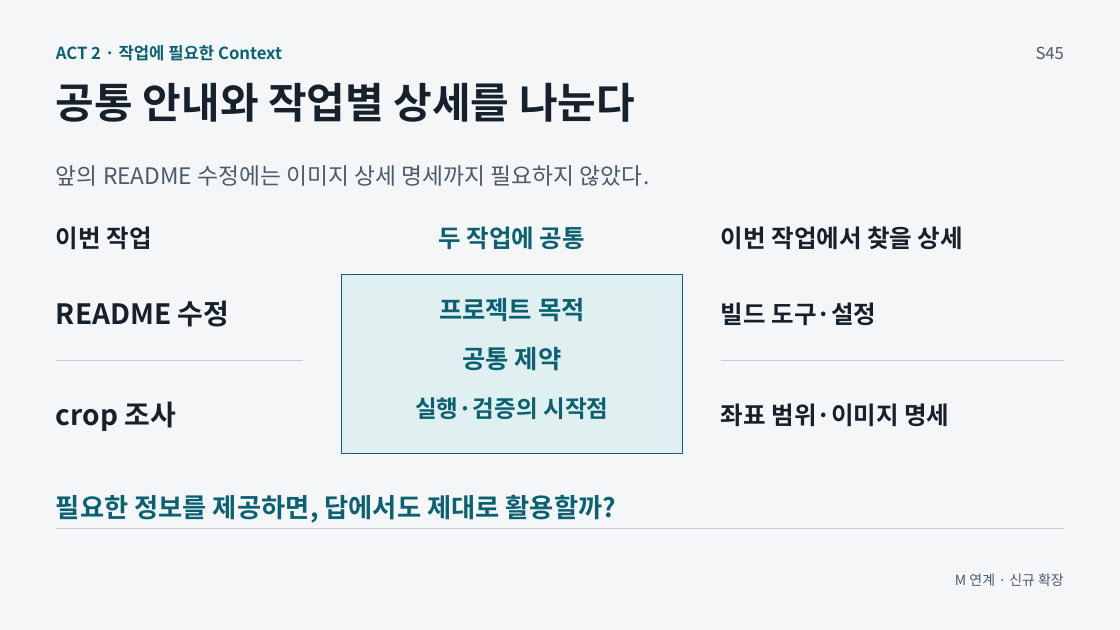
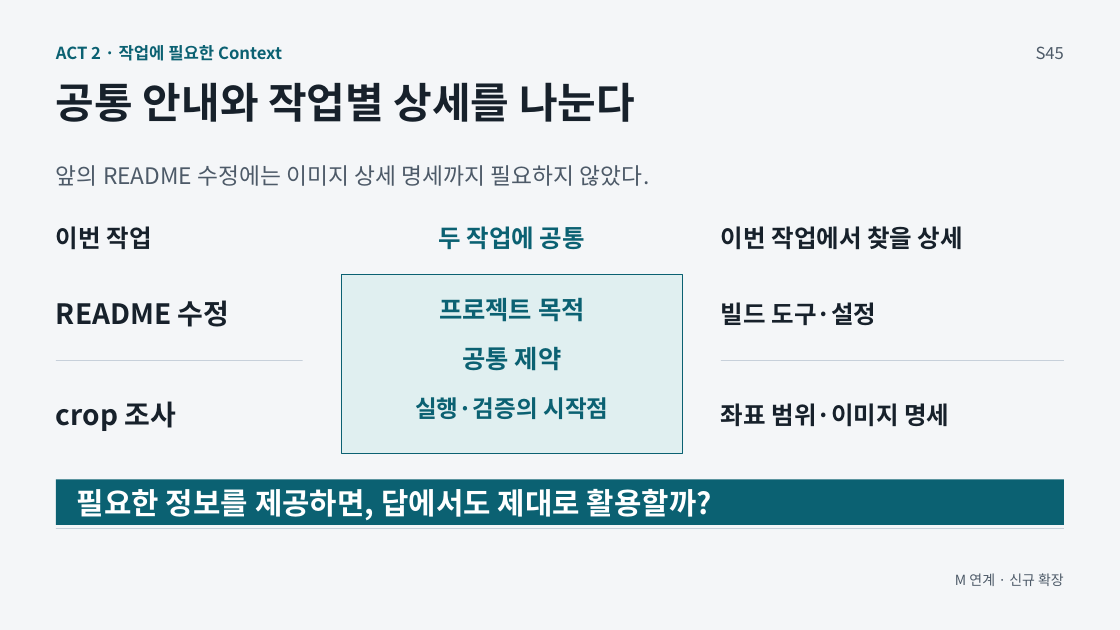
Before and after one commit to GideokKim/ai-dev-training, a slide deck: slide 8 of production/ACT_2.pptx. Drawn at 1120x630 pixels with LibreOffice and Linux fonts; fonts in the diff are those of the drawing. Boxes give left, top, right and bottom in pixels: in the first picture for what was removed or moved away, otherwise in the second. Text is boxed around its words. In the diff, an @@ line names an element or a change of style, - is before the commit and + after.

Commit message:
style(slides): emphasize the S45 handoff question
Increase contrast and type size so the question leading into S46 is
easy to locate. Preserve its wording, comparison and evidence scope.
Align the S45 presentation cue and delivery artifacts.

```diff
--- a/production/ACT_2.pptx
+++ b/production/ACT_2.pptx
@@ rectangle added at (56,480,1065,525), fill #0B6172 @@
@@ text "필요한 정보를 제공하면, 답에서도 제대로 ...": place and size @@
-text "필요한 정보를 제공하면, 답에서도 제대로 ..." at (56,494,617,523)
+text "필요한 정보를 제공하면, 답에서도 제대로 ..." at (77,489,712,520)
@@ text "필요한 정보를 제공하면, 답에서도 제대로 ..." at (77,489,712,520): size 22.5 to 25.5 pt, text colour #0B6172 to #FFFFFF @@
```
Also in this commit, not shown: 15 other files.
